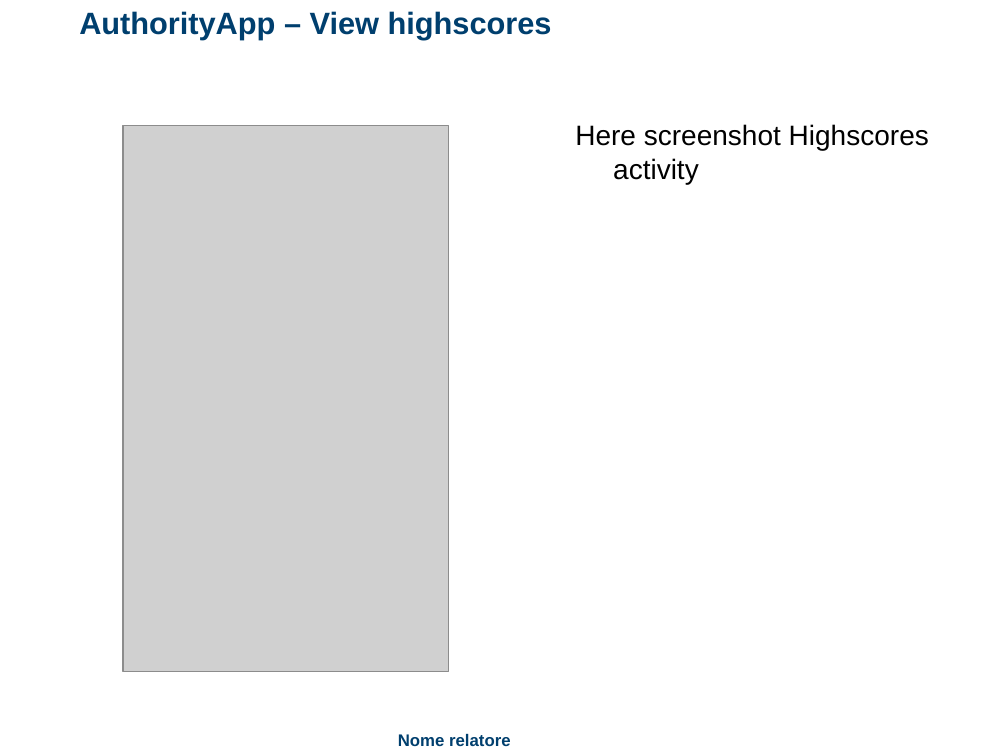
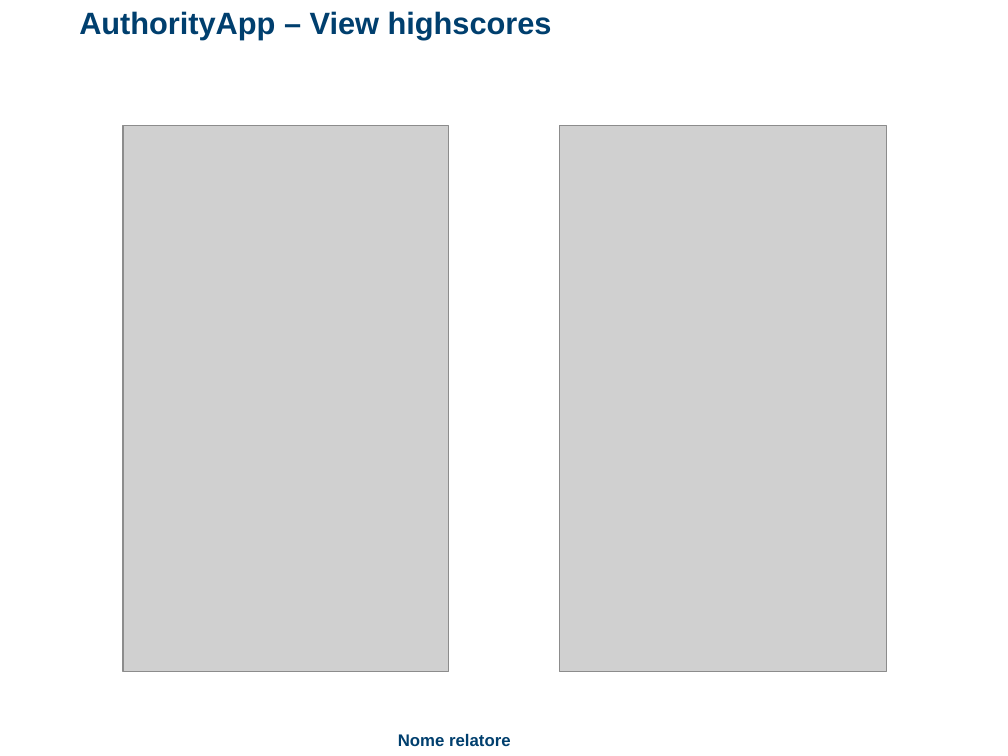
Before and after one commit to PhoneGuardian/Documentation, a slide deck: slide 23 of Presentation.ppt. Drawn at 1008x756 pixels with LibreOffice and Linux fonts; fonts in the diff are those of the drawing; grey boxes stand for pictures; background and template pictures are left out. Boxes give left, top, right and bottom in pixels: in the first picture for what was removed or moved away, otherwise in the second. Text is boxed around its words. In the diff, an @@ line names an element or a change of style, - is before the commit and + after.

Commit message:
Added HighscoresActivity in presentation and word document

```diff
--- a/Presentation.ppt
+++ b/Presentation.ppt
@@ picture added at (559,126,887,671) @@
@@ text removed at (575,124,929,184) @@
-Here screenshot Highscores activity
```
Also in this commit, not shown: 8 other slides changed, 2 slides added, 1 slide removed, 3 other files.
